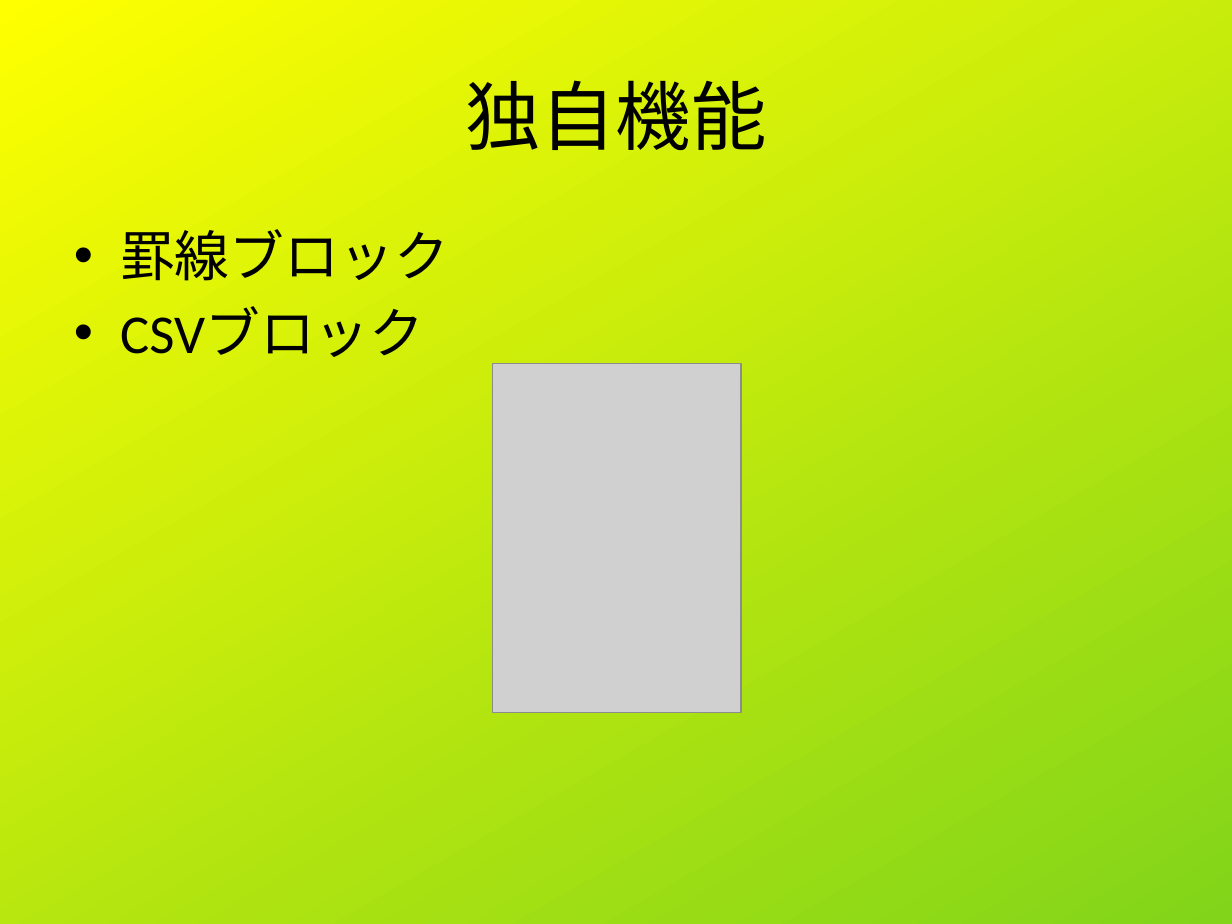
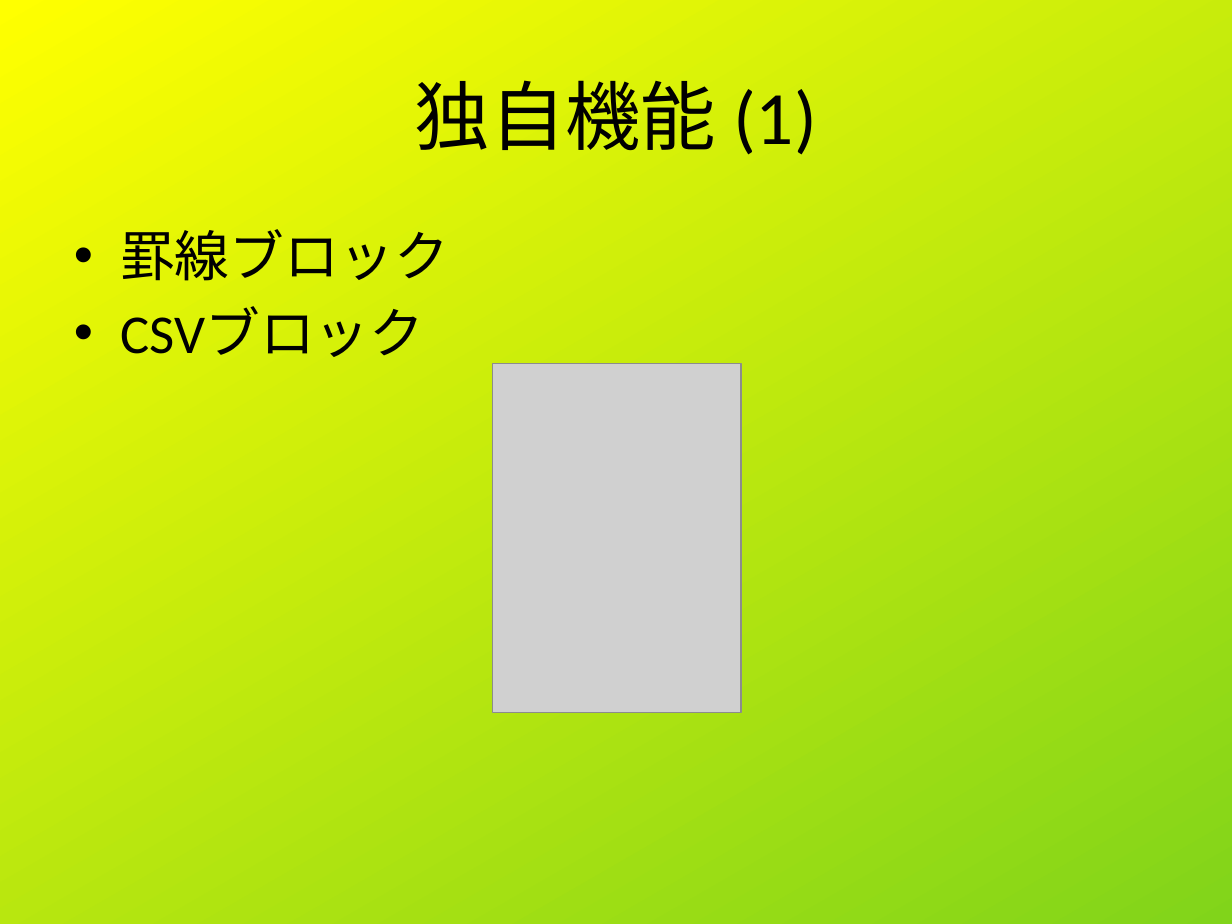
Before and after one commit to shigmas/viMarkdown, a slide deck: slide 6 of tech/ja/LT20260514/viMarkdown_LT.odp (slide 9 before the commit). Drawn at 1232x924 pixels with LibreOffice and Linux fonts; fonts in the diff are those of the drawing; grey boxes stand for pictures. Boxes give left, top, right and bottom in pixels: in the first picture for what was removed or moved away, otherwise in the second. Text is boxed around its words. In the diff, an @@ line names an element or a change of style, - is before the commit and + after.

```diff
--- a/tech/ja/LT20260514/viMarkdown_LT.odp
+++ b/tech/ja/LT20260514/viMarkdown_LT.odp
@@ title at [415, 80, 817, 155]: text changed @@
-独自機能
+独自機能 (1)
```
Also in this commit, not shown: 5 other slides changed, 1 slide removed, 9 other files.
